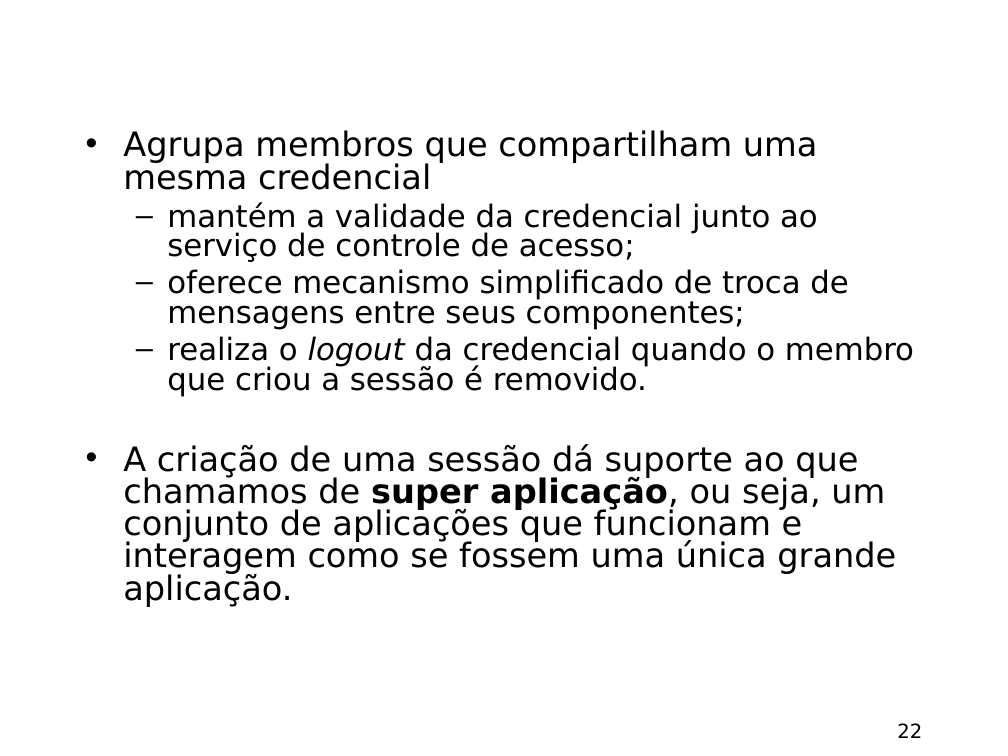
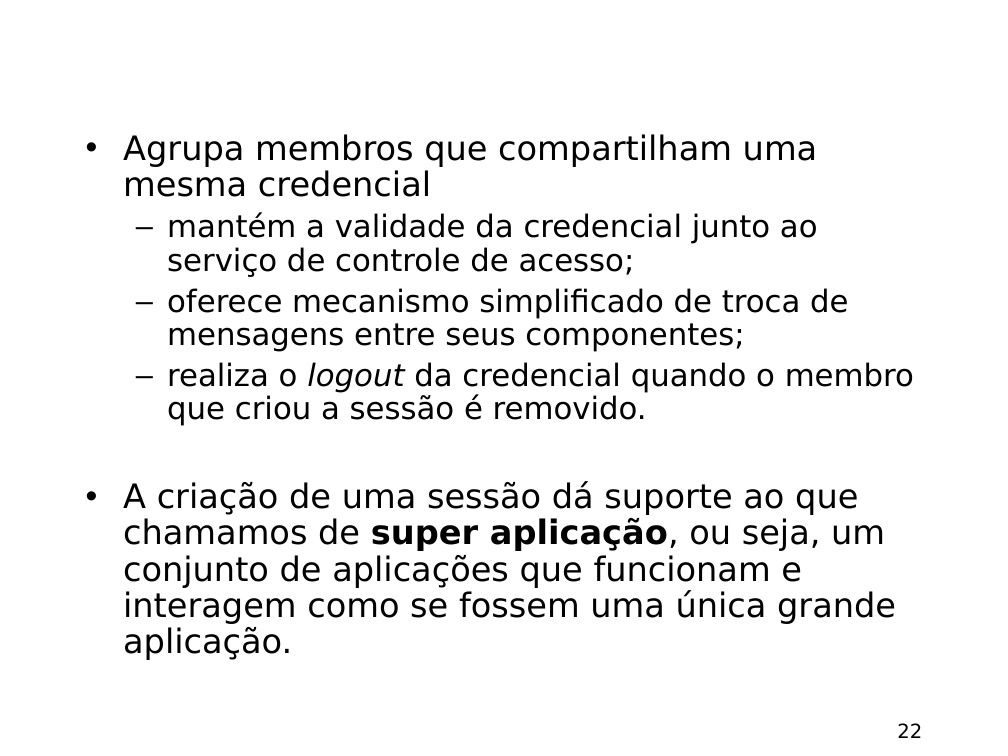
Before and after one commit to amadeubarbosa/openbus-core, a slide deck: slide 22 of docs/apresentacao/OpenBus_MWLab.ppt. Drawn at 1008x756 pixels with LibreOffice and Linux fonts; fonts in the diff are those of the drawing; background and template pictures are left out. Boxes give left, top, right and bottom in pixels: in the first picture for what was removed or moved away, otherwise in the second. Text is boxed around its words. In the diff, an @@ line names an element or a change of style, - is before the commit and + after.

```diff
--- a/docs/apresentacao/OpenBus_MWLab.ppt
+++ b/docs/apresentacao/OpenBus_MWLab.ppt
@@ text "Agrupa membros que compartilham uma ..." at (123,134,914,660): indent changed; line spacing 0.8 to 0.9 @@
```
Also in this commit, not shown: 25 other slides changed, 2 other files.
